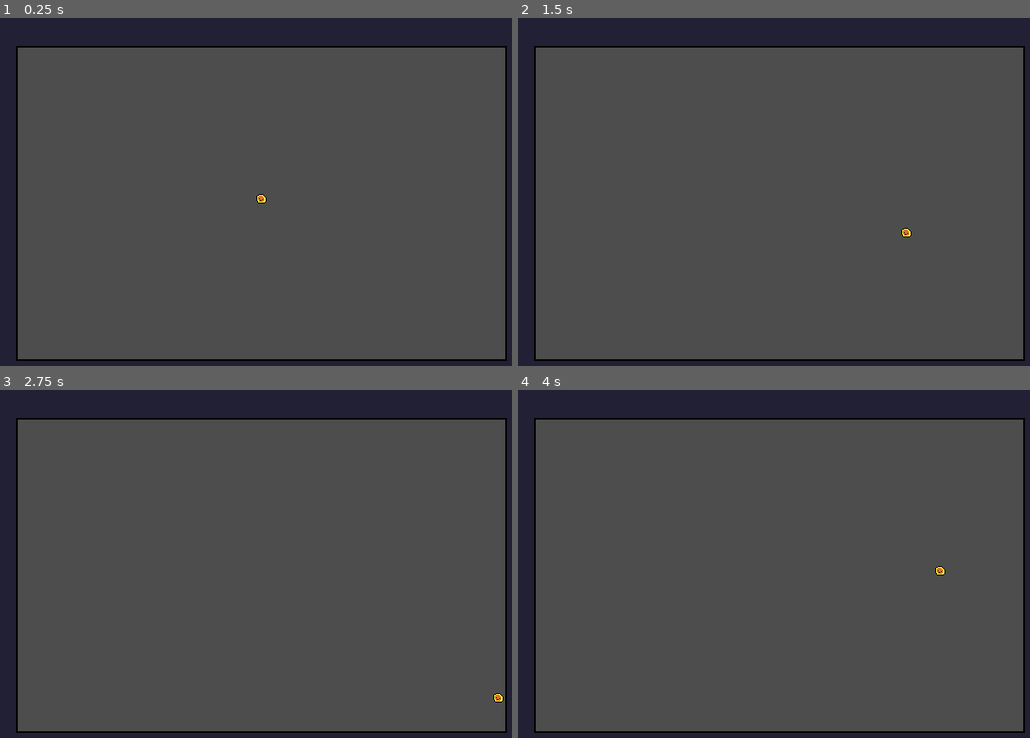
Above: before the commit, frames 1-4 (two rows, left to right).
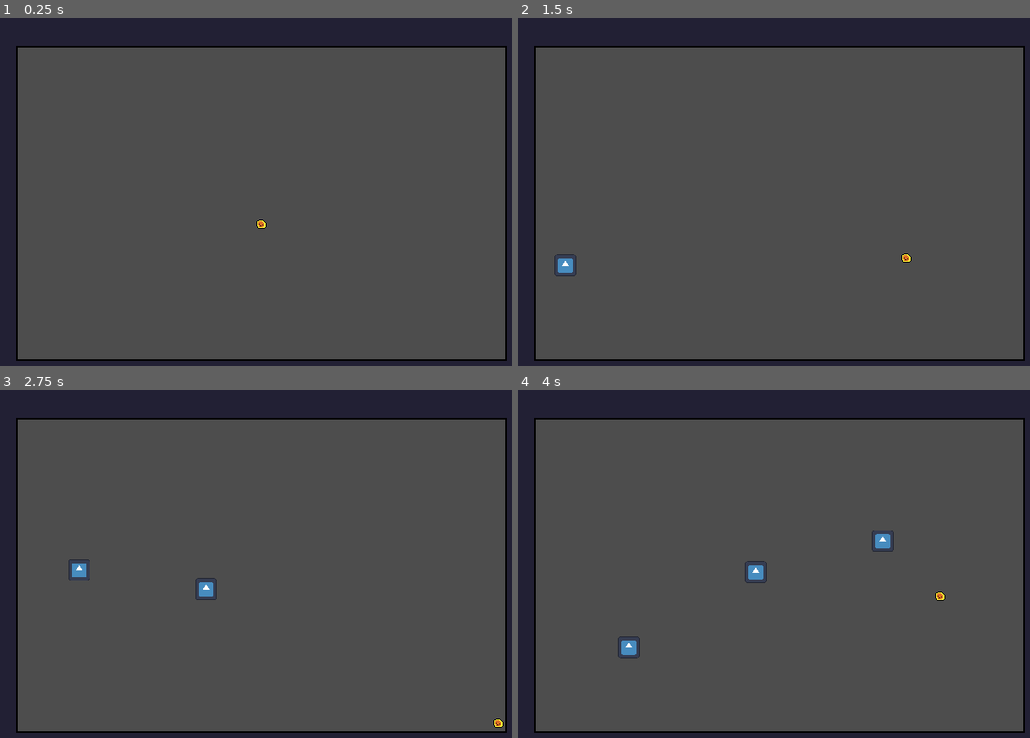
Above: after the commit, the same moments.

Repository: JamesFerchak/Godot-BulletHell
Game: Godot game, scene res://Level/level.tscn
The game is run twice, just before and just after one commit, with the same random seed, the same clock (stepped at 60 frames per second) and the same inputs. The project has no main scene, so this scene is started directly. The engine's default icon, where the game draws it, is replaced by a stand-in: a white triangle on a blue panel in a dark square.
Inputs:
- Up to frame 1 (0.25 s): no input
- Up to frame 2 (1.5 s): tap Enter at 0.5 s; hold D (RIGHT) 0.53-1.28 s; hold S (DOWN) from 1.28 s (still down)
- Up to frame 3 (2.75 s): release S (DOWN) at 2.03 s; hold D (RIGHT) from 2.03 s (still down)
- Up to frame 4 (4 s): release D (RIGHT) at 2.78 s; hold W (UP) 2.78-3.53 s; hold A (LEFT) from 3.53 s (still down)

The runs differ from the first frame. In frame 1, less than 0.1% of the frame differs, in the area x 50-53%, y 50-61%; in frame 2, 0.2%; in frame 3, 0.4%; in frame 4, 0.6%, in the area x 19-84%, y 40-78%.
Error before the commit: Parse Error: Too few arguments for "call()" call. Expected at least 1 but received 0. (res://Level/LevelMechanics.gd:57)

Commit message:
Bullet Angle Changes

Diff:
--- a/Level/GameplayLogic.gd
+++ b/Level/GameplayLogic.gd
@@ -6,8 +6,7 @@
 var health = 3;
 var fire_collected
 var fire
-var bulletspeedx1
-var bulletspeedx2
+var bulletspeedx
 var bulletspeedy1
 var bulletspeedy2
 # Called when the node enters the scene tree for the first time.
--- a/Level/LevelMechanics.gd
+++ b/Level/LevelMechanics.gd
@@ -22,6 +22,8 @@
 # Called when the node enters the scene tree for the first time.
 func _ready():
 	pause_menu.process_mode = Node.PROCESS_MODE_WHEN_PAUSED
+	GameplayLogic.bulletspeedx = 150
+
 
 
 # Called every frame. 'delta' is the elapsed time since the previous frame.
@@ -48,20 +50,36 @@
 	pass # Replace with function body.
 
 func spawnbullet(num):
-	var b = bullet.instantiate()
-	bullet_holder.add_child(b)
-	print_debug("Bullet Spawned")
 	match num:
 		1:
+			GameplayLogic.bulletspeedy1 = 60
+			GameplayLogic.bulletspeedy2 = 130
+			var b = bullet.instantiate()
+			bullet_holder.add_child(b)
 			b.position = left_marker_1.global_position
-			b.call()
 		2:
+			GameplayLogic.bulletspeedy1 = 20
+			GameplayLogic.bulletspeedy2 = 80
+			var b = bullet.instantiate()
+			bullet_holder.add_child(b)
 			b.position = left_marker_2.global_position
 		3:
+			GameplayLogic.bulletspeedy1 = -25
+			GameplayLogic.bulletspeedy2 = 25
+			var b = bullet.instantiate()
+			bullet_holder.add_child(b)
 			b.position = left_marker_3.global_position
 		4:
+			GameplayLogic.bulletspeedy1 = -80
+			GameplayLogic.bulletspeedy2 = -20
+			var b = bullet.instantiate()
+			bullet_holder.add_child(b)
 			b.position = left_marker_4.global_position
 		5:
+			GameplayLogic.bulletspeedy1 = -130
+			GameplayLogic.bulletspeedy2 = -60
+			var b = bullet.instantiate()
+			bullet_holder.add_child(b)
 			b.position = left_marker_5.global_position
 
 	pass
--- a/Level/bullet.tscn
+++ b/Level/bullet.tscn
@@ -6,16 +6,19 @@
 [sub_resource type="RectangleShape2D" id="RectangleShape2D_in5gc"]
 
 [node name="Bullet" type="Area2D"]
+show_behind_parent = true
 script = ExtResource("1_v0fmv")
 
 [node name="CollisionShape2D" type="CollisionShape2D" parent="."]
 shape = SubResource("RectangleShape2D_in5gc")
 
 [node name="Sprite2D" type="Sprite2D" parent="."]
-scale = Vector2(0.3, 0.3)
+show_behind_parent = true
+scale = Vector2(0.2, 0.2)
 texture = ExtResource("1_4e0bg")
 
 [node name="DestroyTimer" type="Timer" parent="."]
+wait_time = 3.0
 one_shot = true
 autostart = true
 
--- a/Level/fireball.gd
+++ b/Level/fireball.gd
@@ -5,8 +5,7 @@
 var yvelocity
 # Called when the node enters the scene tree for the first time.
 func _ready():
-	xvelocity = 150
-	yvelocity = yrng.randf_range(-50.0,50.0)
+	assignspeed(GameplayLogic.bulletspeedx, GameplayLogic.bulletspeedy1, GameplayLogic.bulletspeedy2)
 
 
 # Called every frame. 'delta' is the elapsed time since the previous frame.
--- a/Level/level.tscn
+++ b/Level/level.tscn
@@ -432,11 +432,13 @@
 script = ExtResource("1_ryrb4")
 
 [node name="Player" parent="." instance=ExtResource("1_1207h")]
+position = Vector2(0, 30)
 collision_mask = 2
 
 [node name="Camera2D" type="Camera2D" parent="."]
 
 [node name="Border" type="TileMap" parent="."]
+top_level = true
 tile_set = SubResource("TileSet_7hjm0")
 format = 2
 layer_0/tile_data = PackedInt32Array(-720903, 589824, 1, -720902, 655360, 1, -720901, 720896, 1, -720900, 786432, 1, -7 …(10733 unchanged characters)…
